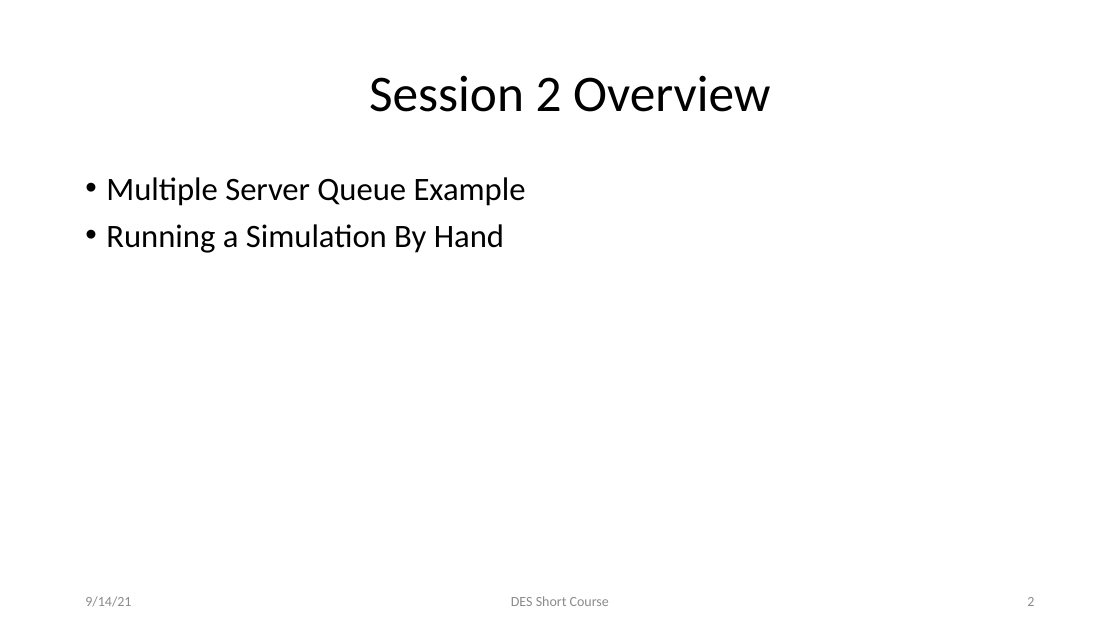
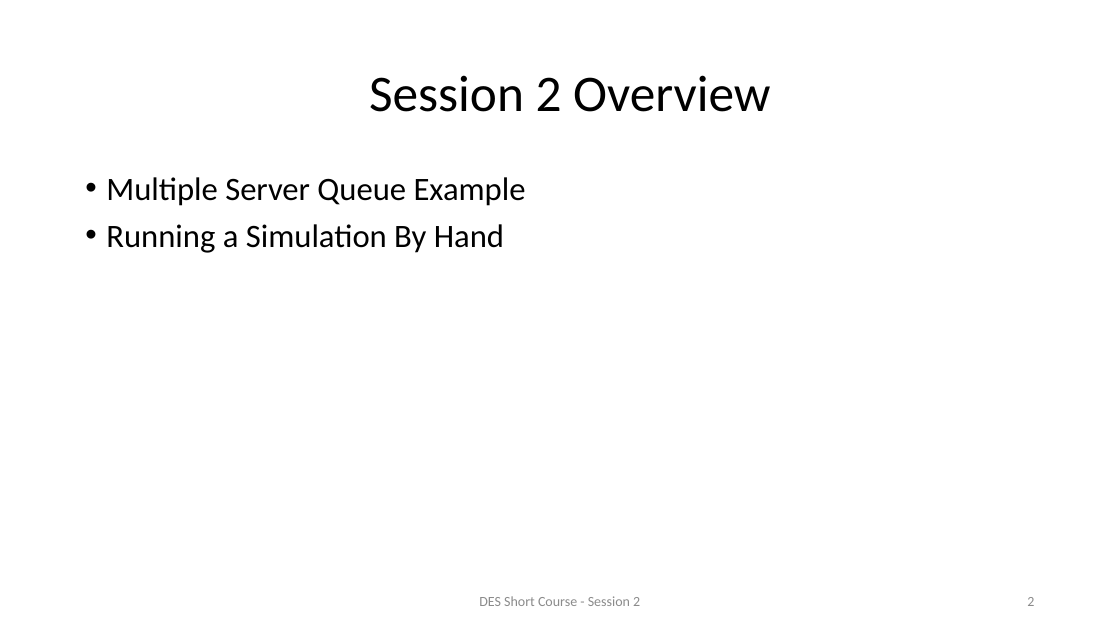
Before and after one commit to ahbuss/DESModeling, a slide deck: slide 2 of Short Course/Slides/Session 2.pptx. Drawn at 1120x630 pixels with LibreOffice and Linux fonts; fonts in the diff are those of the drawing; background and template pictures are left out. Boxes give left, top, right and bottom in pixels: in the first picture for what was removed or moved away, otherwise in the second. Text is boxed around its words. In the diff, an @@ line names an element or a change of style, - is before the commit and + after.

Commit message:
short course

```diff
--- a/Short Course/Slides/Session 2.pptx
+++ b/Short Course/Slides/Session 2.pptx
@@ text removed at [85, 596, 131, 607] @@
-9/14/21
@@ text at [479, 596, 640, 606]: text changed @@
-DES Short Course
+DES Short Course - Session 2
```
Also in this commit, not shown: 14 other slides changed, 8 other files.
